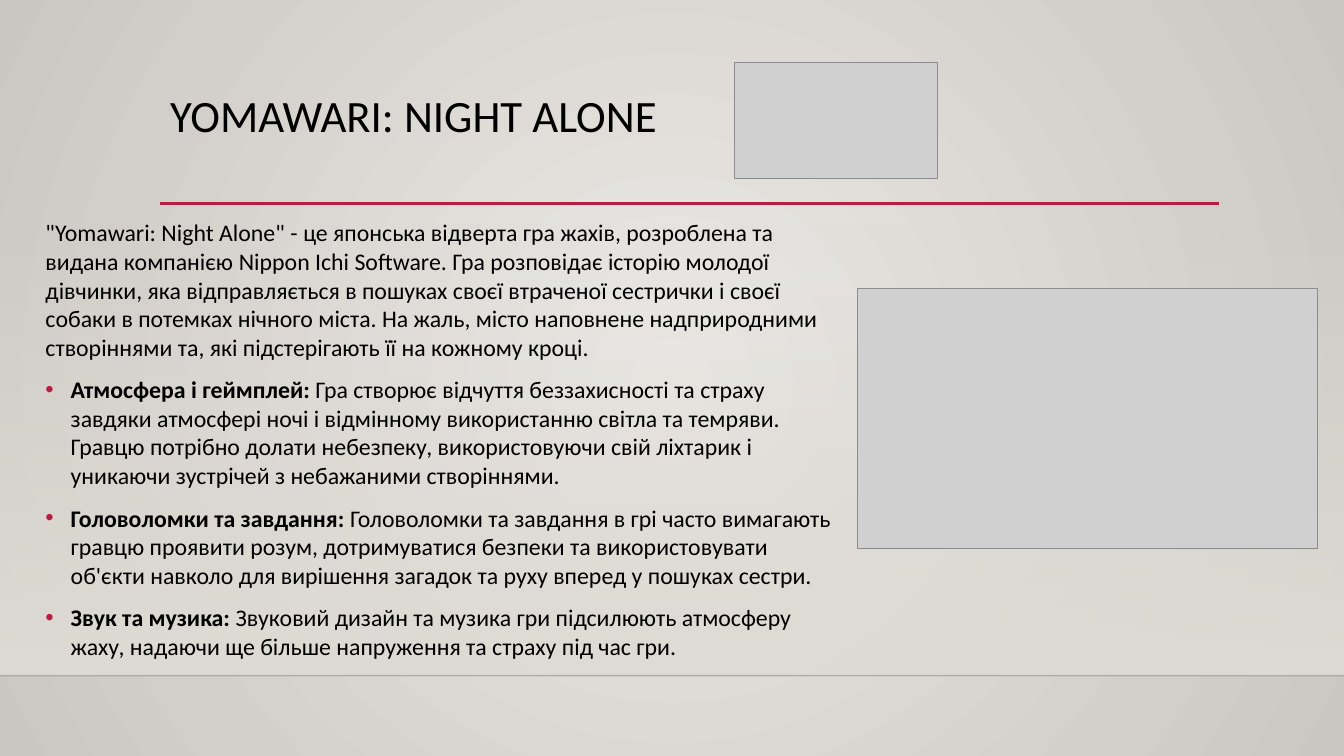
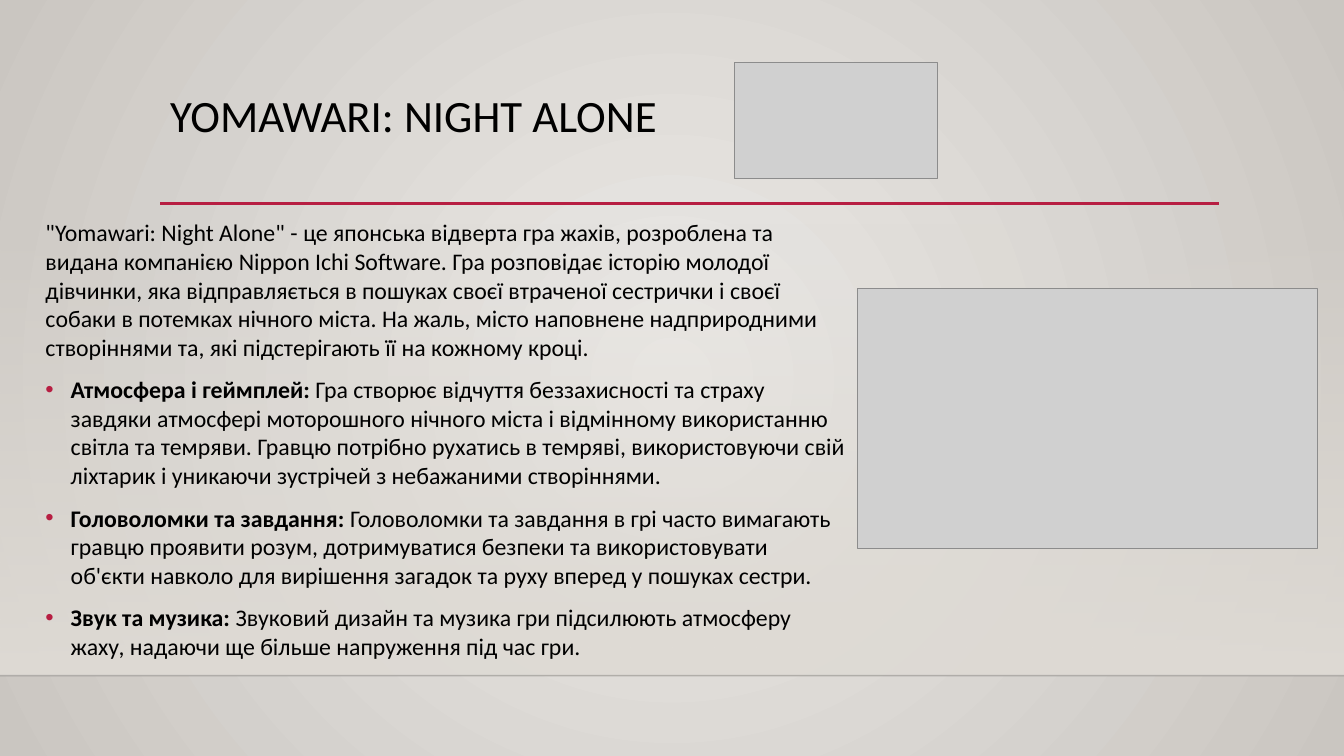
Before and after one commit to svixxn/pyscho-horror-game, a slide deck: slide 8 of Пітч гри.pptx (slide 9 before the commit). Drawn at 1344x756 pixels with LibreOffice and Linux fonts; fonts in the diff are those of the drawing; grey boxes stand for pictures; background and template pictures are left out. Boxes give left, top, right and bottom in pixels: in the first picture for what was removed or moved away, otherwise in the second. Text is boxed around its words. In the diff, an @@ line names an element or a change of style, - is before the commit and + after.

```diff
--- a/Пітч гри.pptx
+++ b/Пітч гри.pptx
@@ text at (71, 381, 845, 488): text changed @@
-• Атмосфера і геймплей: Гра створює відчуття беззахисності та страху завдяки атмосфері ночі і відмінному використанню світла та темряви. Гравцю потрібно долати небезпеку, використовуючи свій ліхтарик і уникаючи зустрічей з небажаними створіннями.
+• Атмосфера і геймплей: Гра створює відчуття беззахисності та страху завдяки атмосфері моторошного нічного міста і відмінному використанню світла та темряви. Гравцю потрібно рухатись в темряві, використовуючи свій ліхтарик і уникаючи зустрічей з небажаними створіннями.
@@ text at (71, 609, 791, 659): text changed @@
-• Звук та музика: Звуковий дизайн та музика гри підсилюють атмосферу жаху, надаючи ще більше напруження та страху під час гри.
+• Звук та музика: Звуковий дизайн та музика гри підсилюють атмосферу жаху, надаючи ще більше напруження під час гри.
```
Also in this commit, not shown: 11 other slides changed, 3 slides added, 6 other files.
